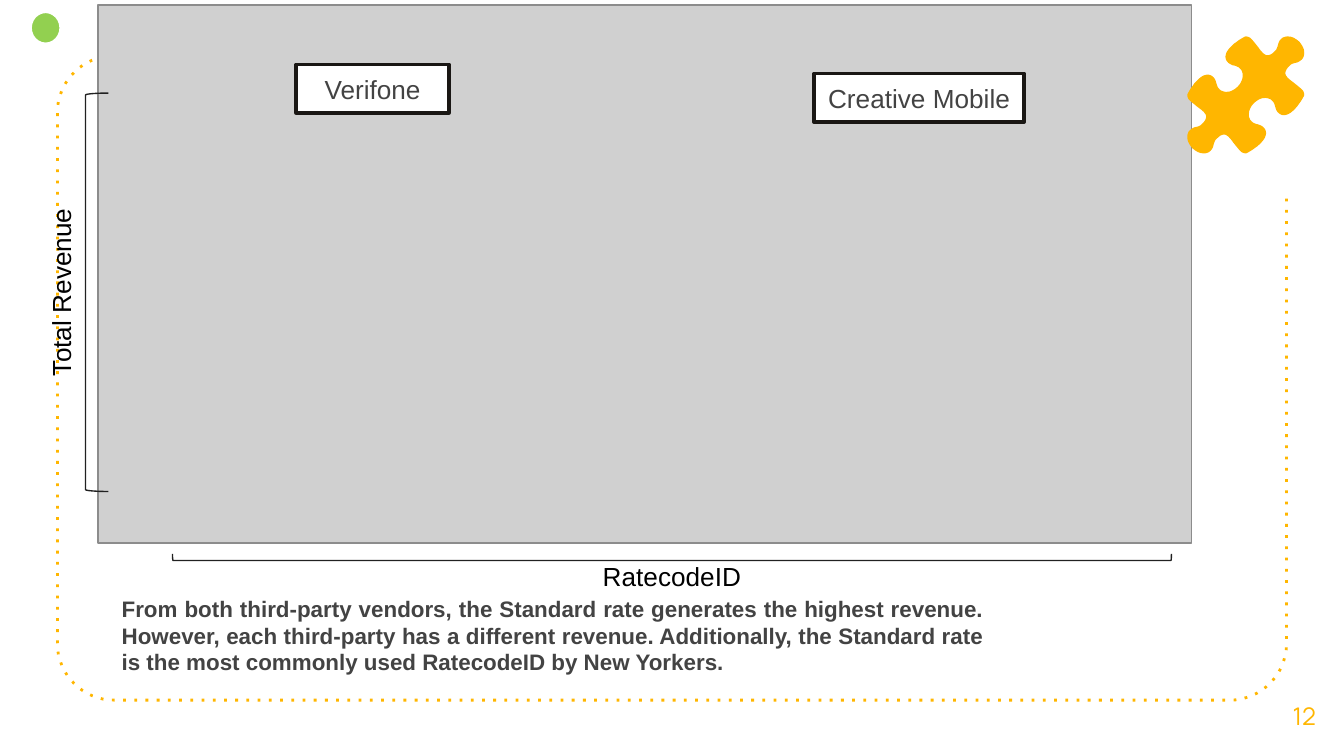
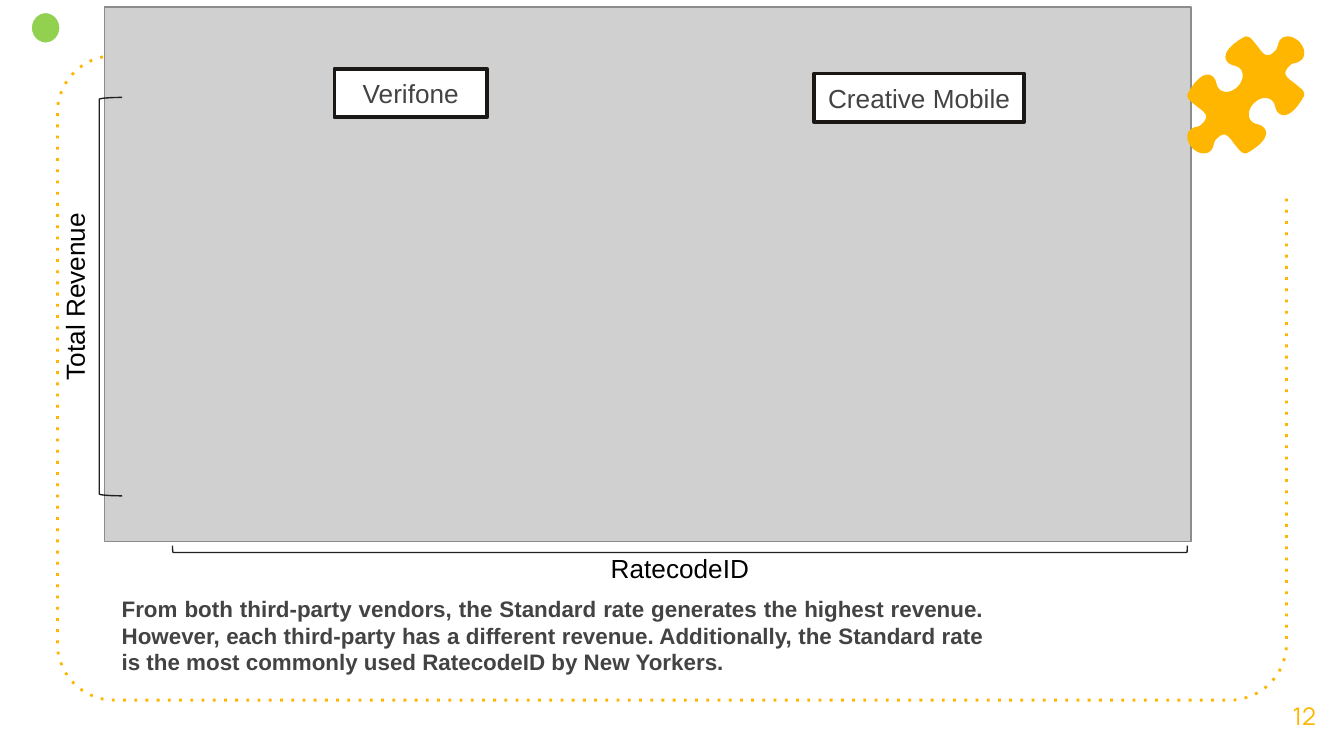
Before and after one commit to Mr-KomodoDragon/Payment-System-Analysis-of-NYC-Yellow-Taxis, a slide deck: slide 12 of Payment_NYC_Taxi_Analyst.pptx. Drawn at 1344x756 pixels with LibreOffice and Linux fonts; fonts in the diff are those of the drawing; grey boxes stand for pictures. Boxes give left, top, right and bottom in pixels: in the first picture for what was removed or moved away, otherwise in the second. Text is boxed around its words. In the diff, an @@ line names an element or a change of style, - is before the commit and + after.

```diff
--- a/Payment_NYC_Taxi_Analyst.pptx
+++ b/Payment_NYC_Taxi_Analyst.pptx
@@ picture: place and size @@
-picture at bbox=[98, 5, 1192, 543]
+picture at bbox=[105, 7, 1191, 542]
@@ text "Total Revenue": place and size @@
-text "Total Revenue" at bbox=[47, 219, 76, 375]
+text "Total Revenue" at bbox=[61, 223, 90, 379]
@@ rectangle "Verifone": place and size @@
-rectangle "Verifone" at bbox=[296, 65, 448, 113]
+rectangle "Verifone" at bbox=[335, 69, 487, 117]
@@ left bracket: place and size @@
-left bracket at bbox=[86, 93, 109, 491]
+left bracket at bbox=[99, 98, 122, 496]
@@ left bracket: place and size @@
-left bracket at bbox=[172, 554, 1171, 560]
+left bracket at bbox=[172, 546, 1187, 552]
@@ text "RatecodeID": place and size @@
-text "RatecodeID" at bbox=[603, 567, 741, 587]
+text "RatecodeID" at bbox=[611, 559, 749, 579]
```
